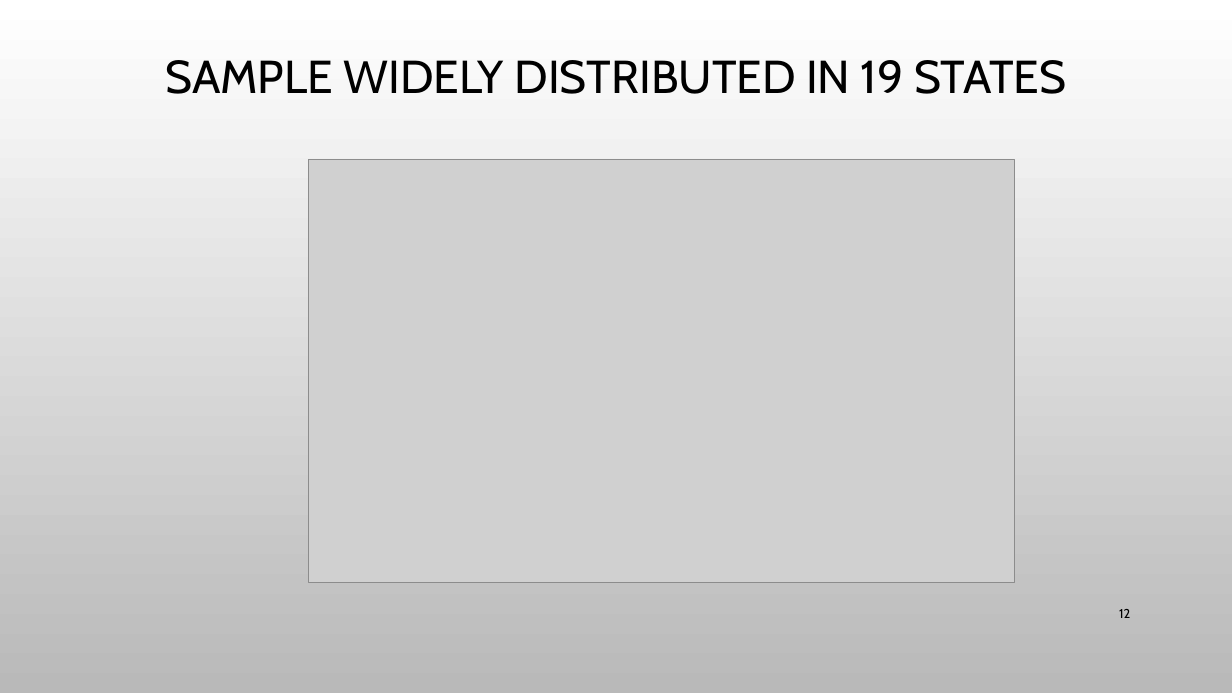
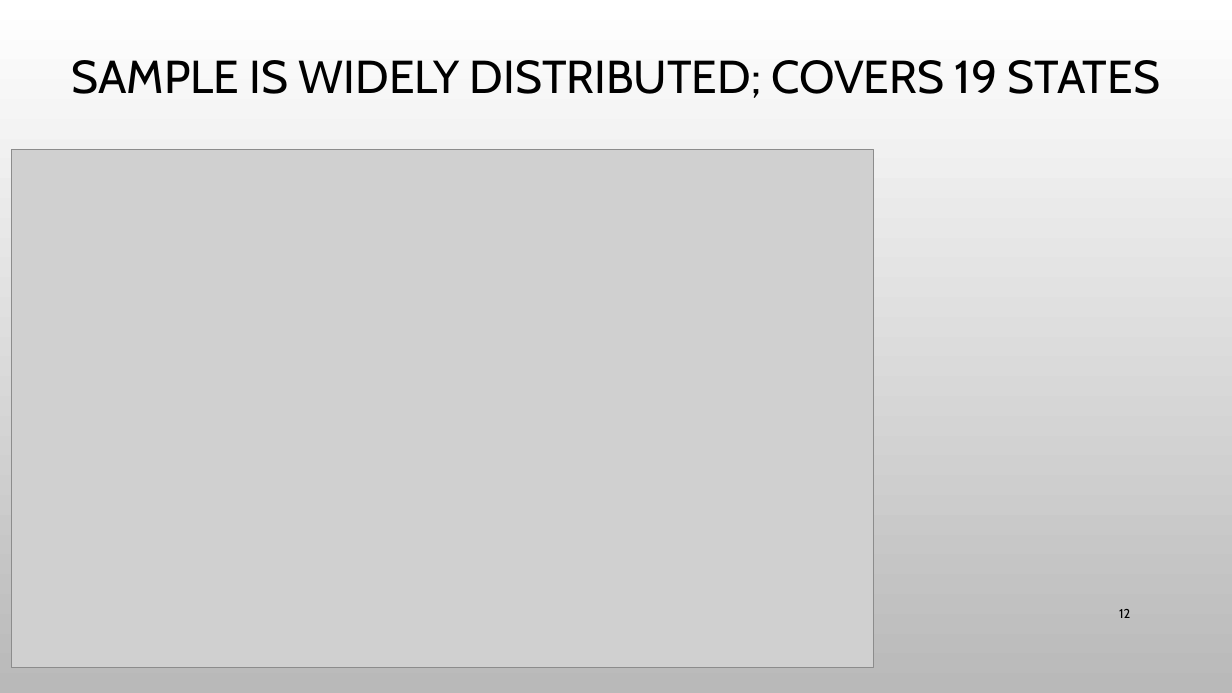
Before and after one commit to WendyOlsen/entropyOrdinalData2024, a slide deck: slide 12 of BSPSConferencePaperEntropyWendy-Olsen.pptx. Drawn at 1232x693 pixels with LibreOffice and Linux fonts; fonts in the diff are those of the drawing; grey boxes stand for pictures; background and template pictures are left out. Boxes give left, top, right and bottom in pixels: in the first picture for what was removed or moved away, otherwise in the second. Text is boxed around its words. In the diff, an @@ line names an element or a change of style, - is before the commit and + after.

```diff
--- a/BSPSConferencePaperEntropyWendy-Olsen.pptx
+++ b/BSPSConferencePaperEntropyWendy-Olsen.pptx
@@ title at (71,60,1160,98): text changed @@
-SAMPLE WIDELY DISTRIBUTED IN 19 STATES
+SAMPLE IS WIDELY DISTRIBUTED; COVERS 19 STATES
@@ picture added at (12,150,873,667) @@
@@ picture removed at (309,159,1014,582) @@
```
Also in this commit, not shown: 5 other slides changed, 1 slide added, 11 other files.
